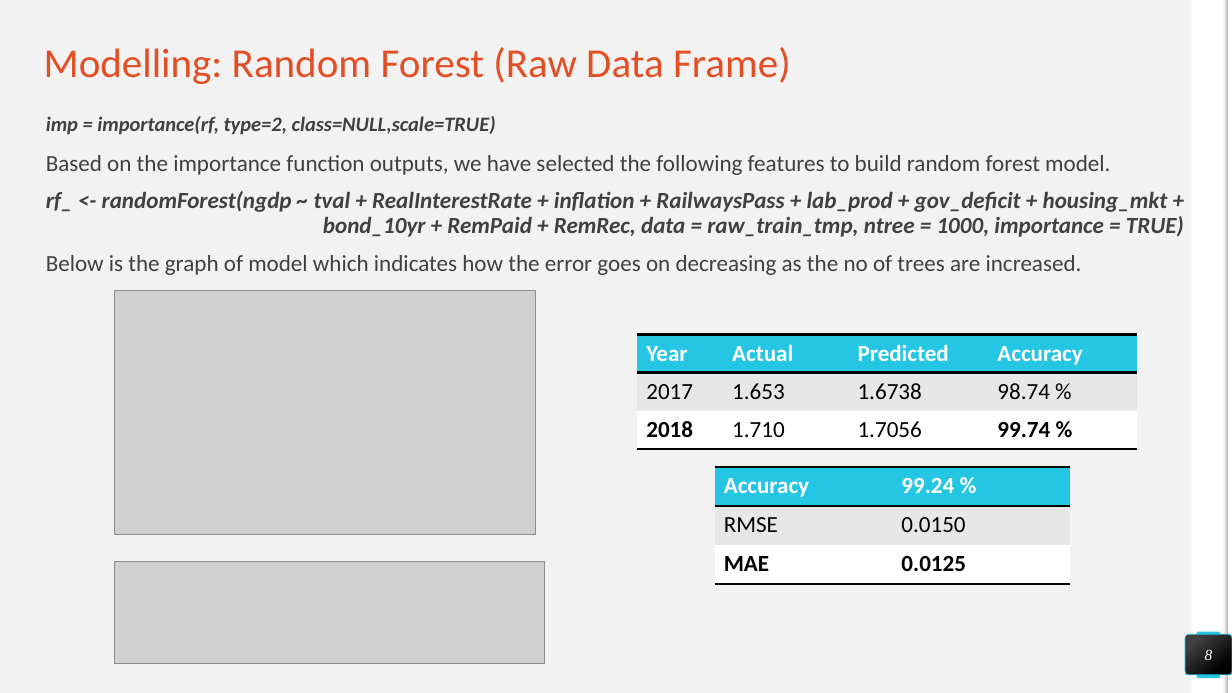
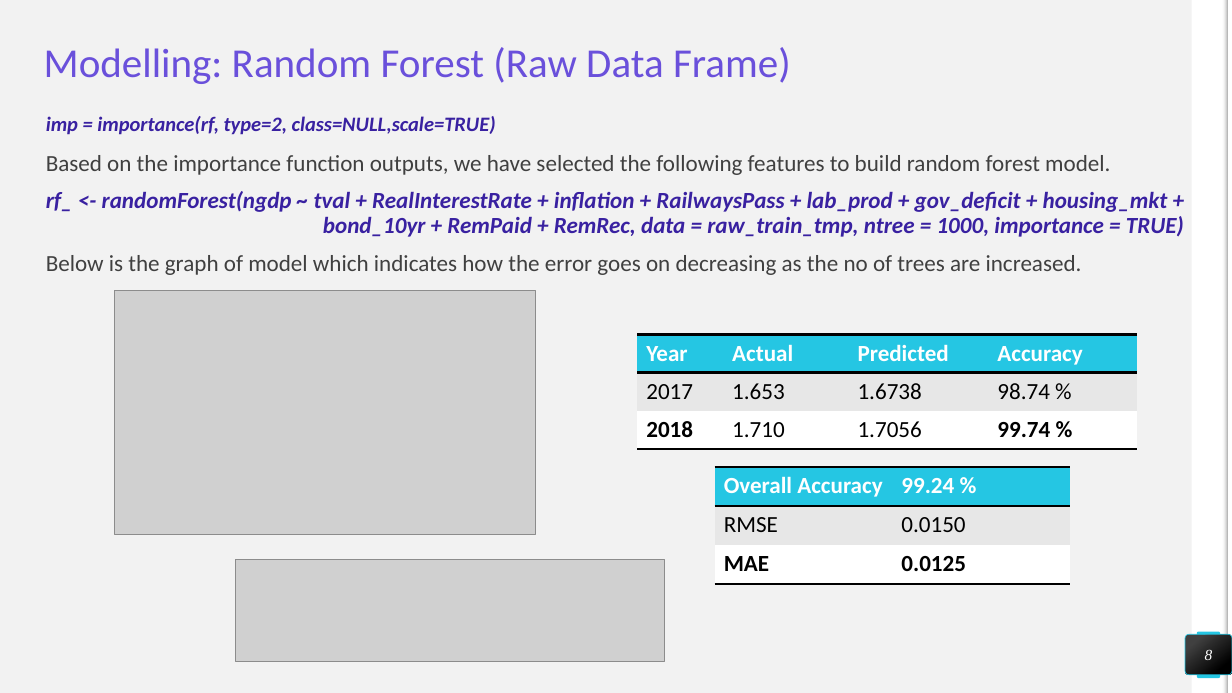
Before and after one commit to damiandmonte/Nominal-GDP-Prediction, a slide deck: slide 8 of Final_Report.pptx. Drawn at 1232x693 pixels with LibreOffice and Linux fonts; fonts in the diff are those of the drawing; grey boxes stand for pictures. Boxes give left, top, right and bottom in pixels: in the first picture for what was removed or moved away, otherwise in the second. Text is boxed around its words. In the diff, an @@ line names an element or a change of style, - is before the commit and + after.

```diff
--- a/Final_Report.pptx
+++ b/Final_Report.pptx
@@ title "Modelling: Random Forest (Raw Data ..." at bbox=[44, 47, 791, 84]: text colour #E34F25 to #6A50DB @@
@@ text at bbox=[46, 116, 1184, 237]: text colour #404040 to #3921A1 in "imp = importance(rf, type=2, class=NULL,scale=TRUE)", "rf_ <- randomForest(ngdp ~ tval + RealInterestRate ..." @@
@@ table at bbox=[714, 468, 1069, 584] @@
-row 1, column 1: Accuracy
+row 1, column 1: Overall Accuracy
@@ picture: place and size @@
-picture at bbox=[115, 561, 544, 663]
+picture at bbox=[236, 559, 665, 661]
```
Also in this commit, not shown: 11 other slides changed, 4 slides added, 2 slides removed, 1 other file.
